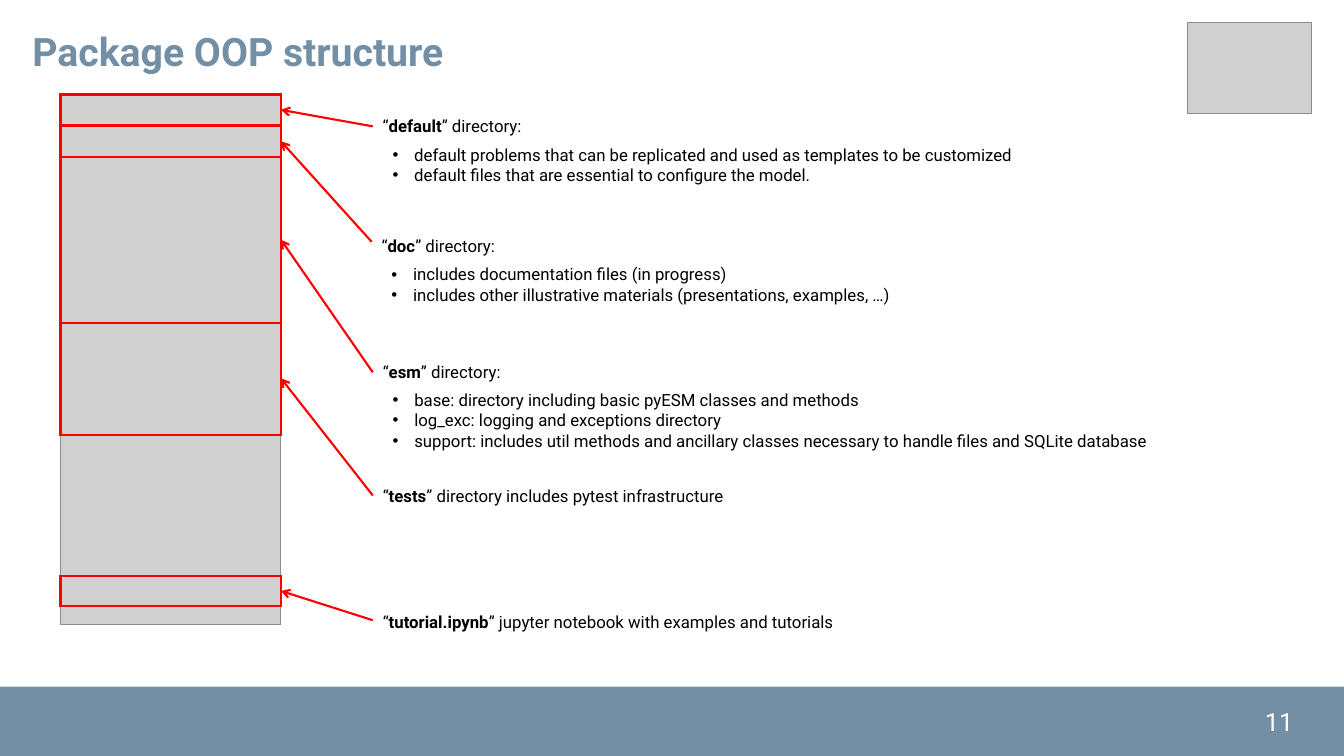
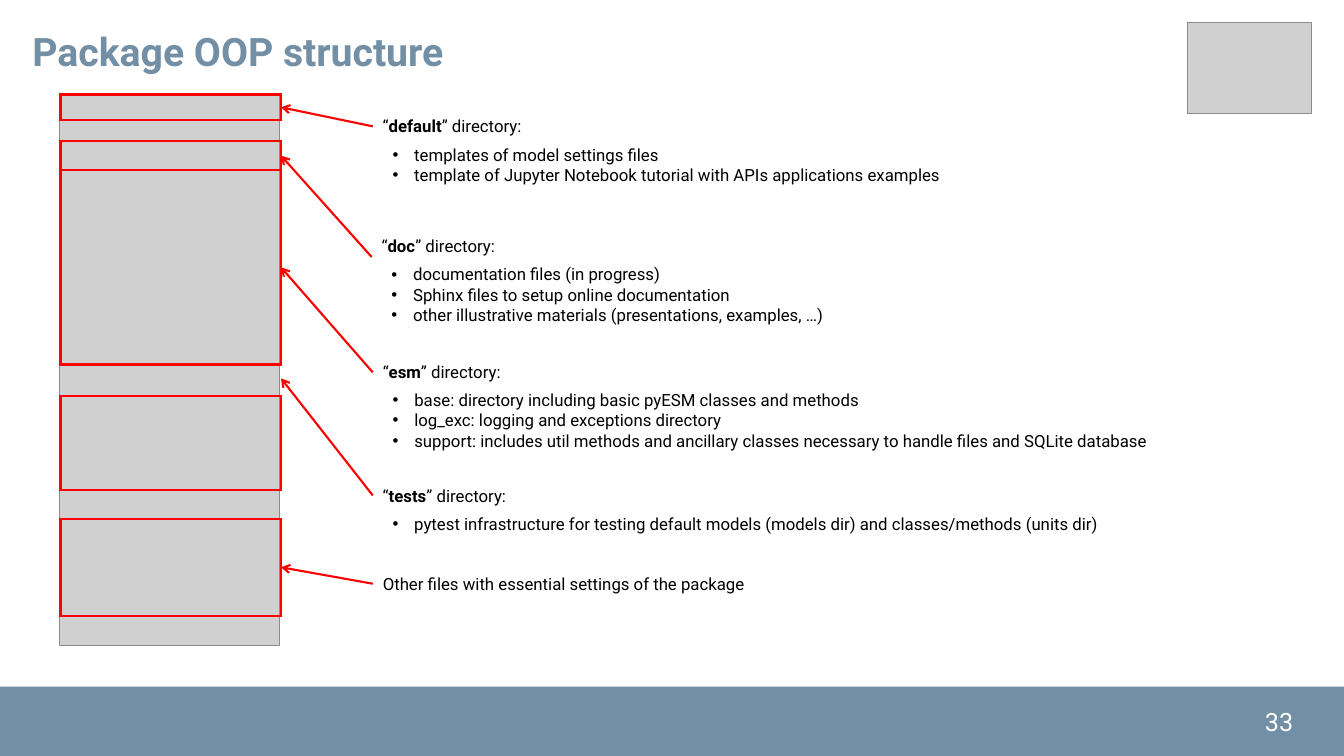
Before and after one commit to pyESM-project/pyesm, a slide deck: slide 33 of doc/pyesm.pptx (slide 11 before the commit). Drawn at 1344x756 pixels with LibreOffice and Linux fonts; fonts in the diff are those of the drawing; grey boxes stand for pictures; background and template pictures are left out. Boxes give left, top, right and bottom in pixels: in the first picture for what was removed or moved away, otherwise in the second. Text is boxed around its words. In the diff, an @@ line names an element or a change of style, - is before the commit and + after.

Commit message:
Updated templates files and doc presentations. Generating new environment.

```diff
--- a/doc/pyesm.pptx
+++ b/doc/pyesm.pptx
@@ picture: place and size @@
-picture at [60, 96, 281, 625]
+picture at [59, 94, 280, 645]
@@ rectangle: place and size @@
-rectangle at [60, 95, 281, 126]
+rectangle at [60, 95, 281, 120]
@@ arrow moved from (373, 126) - (281, 110) to (373, 126) - (281, 107) @@
@@ rectangle: place and size @@
-rectangle at [60, 126, 281, 157]
+rectangle at [60, 141, 281, 170]
@@ text at [414, 148, 940, 185]: text changed @@
-• default problems that can be replicated and used as templates to be customized
-• default files that are essential to configure the model.
+• templates of model settings files
+• template of Jupyter Notebook tutorial with APIs applications examples
@@ rectangle: place and size @@
-rectangle at [60, 157, 281, 324]
+rectangle at [60, 170, 281, 365]
@@ arrow moved from (372, 242) - (281, 141) to (372, 257) - (281, 155) @@
@@ arrow moved from (373, 372) - (281, 240) to (373, 372) - (281, 267) @@
@@ text at [413, 267, 801, 325]: text changed @@
-• includes documentation files (in progress)
-• includes other illustrative materials (presentations, examples, …)
+• documentation files (in progress)
+• Sphinx files to setup online documentation
+• other illustrative materials (presentations, examples, …)
@@ rectangle: place and size @@
-rectangle at [60, 323, 281, 436]
+rectangle at [60, 396, 281, 491]
@@ text at [383, 489, 1097, 534]: text changed @@
-“tests” directory includes pytest infrastructure
+“tests” directory:
+• pytest infrastructure for testing default models (models dir) and classes/methods (units dir)
@@ rectangle: place and size @@
-rectangle at [60, 576, 281, 607]
+rectangle at [60, 519, 281, 616]
@@ arrow moved from (373, 620) - (281, 591) to (373, 584) - (281, 568) @@
@@ text at [383, 577, 744, 594]: text changed @@
-“tutorial.ipynb” jupyter notebook with examples and tutorials
+Other files with essential settings of the package
@@ page number at [1265, 713, 1293, 731]: text changed @@
-11
+33
```
Also in this commit, not shown: 8 other slides changed, 24 slides added, 5 other files.
